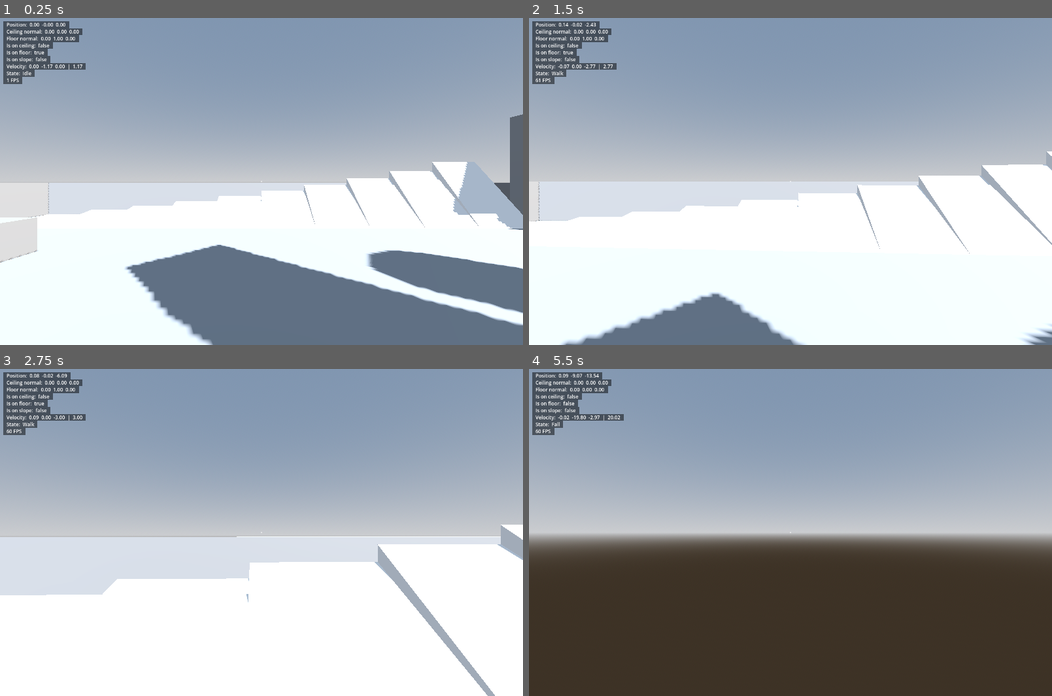
Above: before the commit, frames 1-4 (two rows, left to right).
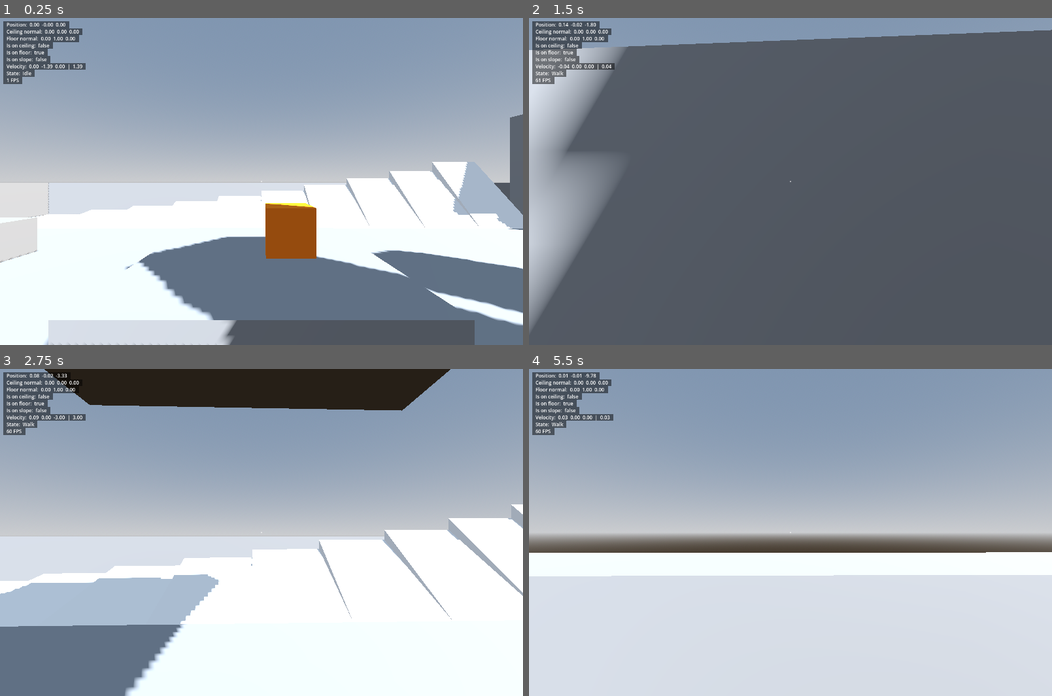
Above: after the commit, the same moments.

Repository: snddude/godot-rigidbody_3d_player
Game: Godot game, scene res://testing/resources/scenes/world.tscn
Two runs of this game, one before a commit and one after it. Both use one fixed random seed, a clock stepped at 60 frames per second and the inputs below.
Inputs (mouse positions are in pixels of both pictures, inside the frame that each line leads up to):
- Up to frame 1 (0.25 s): no input
- Up to frame 2 (1.5 s): tap Enter at 0.5 s; move the mouse to (816, 181) at 0.52 s; hold W (forward) from 0.53 s (still down); tap Space (jump) at 0.77 s; move the mouse to (764, 181) at 1.27 s
- Up to frame 3 (2.75 s): keep holding W (forward); tap Space (jump) at 1.52 s; move the mouse to (271, 525) at 2.02 s
- Up to frame 4 (5.5 s): keep holding W (forward); move the mouse to (785, 539) at 2.77 s; tap Space (jump) at 3.02, 3.77, 4.52 s; move the mouse to (827, 535) at 3.52 s; move the mouse to (748, 529) at 4.27 s; move the mouse to (795, 532) at 5.02 s

The runs differ from the first frame. In frame 1, 11% of the frame differs, in the area x 8-91%, y 14-100%; in frame 2, 92%, in the area x 0-100%, y 1-100%; in frame 3, 26%; in frame 4, 44%.

Commit message:
Update world.tscn

Diff:
--- a/testing/resources/scenes/world.tscn
+++ b/testing/resources/scenes/world.tscn
@@ -61,10 +61,10 @@
 	is_on_floor_label.text = \"Is on floor:  %s\"%str(player.is_on_floor)
 	is_on_slope_label.text = \"Is on slope:  %s\"%str(player.is_on_slope)
 	velocity_label.text = \"Velocity:  %.2f  %.2f  %.2f  |  %.2f\"%[
-			player.velocity.x,
-			player.velocity.y,
-			player.velocity.z,
-			player.velocity.length()
+			player.linear_velocity.x,
+			player.linear_velocity.y,
+			player.linear_velocity.z,
+			player.linear_velocity.length()
 			]
 	state_label.text = \"State:  %s\"%state_machine.current_state.name
 	fps_label.text = \"%d FPS\"%Engine.get_frames_per_second()
@@ -102,6 +102,50 @@
 
 [sub_resource type="SphereShape3D" id="SphereShape3D_uo2k5"]
 radius = 0.425
+
+[sub_resource type="BoxMesh" id="BoxMesh_fqogv"]
+size = Vector3(4, 0.5, 4)
+
+[sub_resource type="BoxShape3D" id="BoxShape3D_fqogv"]
+size = Vector3(4, 0.5, 4)
+
+[sub_resource type="Animation" id="Animation_fqogv"]
+length = 0.001
+tracks/0/type = "value"
+tracks/0/imported = false
+tracks/0/enabled = true
+tracks/0/path = NodePath(".:position")
+tracks/0/interp = 1
+tracks/0/loop_wrap = true
+tracks/0/keys = {
+"times": PackedFloat32Array(0),
+"transitions": PackedFloat32Array(1),
+"update": 0,
+"values": [Vector3(0, 0, -4)]
+}
+
+[sub_resource type="Animation" id="Animation_uo2k5"]
+resource_name = "hustle"
+length = 8.5
+loop_mode = 2
+tracks/0/type = "value"
+tracks/0/imported = false
+tracks/0/enabled = true
+tracks/0/path = NodePath(".:position")
+tracks/0/interp = 1
+tracks/0/loop_wrap = true
+tracks/0/keys = {
+"times": PackedFloat32Array(0.5666666, 3.0666666, 5.5666666, 8.066667),
+"transitions": PackedFloat32Array(1, 1, 1, 1),
+"update": 0,
+"values": [Vector3(0, 0, -4), Vector3(0, 4, -4), Vector3(11.75, 5.5, -4), Vector3(11.75, 5.5, 5)]
+}
+
+[sub_resource type="AnimationLibrary" id="AnimationLibrary_fqogv"]
+_data = {
+&"RESET": SubResource("Animation_fqogv"),
+&"hustle": SubResource("Animation_uo2k5")
+}
 
 [node name="World" type="Node"]
 
@@ -324,6 +368,17 @@
 [node name="CollisionShape3D" type="CollisionShape3D" parent="Props/Box03"]
 shape = SubResource("BoxShape3D_uo2k5")
 
+[node name="Box04" type="RigidBody3D" parent="Props"]
+transform = Transform3D(1, 0, 0, 0, 1, 0, 0, 0, 1, 0.5, 1, -4)
+mass = 30.0
+metadata/_edit_group_ = true
+
+[node name="MeshInstance3D" type="MeshInstance3D" parent="Props/Box04"]
+mesh = SubResource("BoxMesh_uo2k5")
+
+[node name="CollisionShape3D" type="CollisionShape3D" parent="Props/Box04"]
+shape = SubResource("BoxShape3D_uo2k5")
+
 [node name="Ball01" type="RigidBody3D" parent="Props"]
 transform = Transform3D(1, 0, 0, 0, 1, 0, 0, 0, 1, -0.5, 0.5, 7.5)
 mass = 30.0
@@ -357,4 +412,22 @@
 [node name="CollisionShape3D" type="CollisionShape3D" parent="Props/Ball03"]
 shape = SubResource("SphereShape3D_uo2k5")
 
+[node name="MovingPlatforms" type="Node" parent="."]
+
+[node name="Hustler" type="AnimatableBody3D" parent="MovingPlatforms"]
+transform = Transform3D(1, 0, 0, 0, 1, 0, 0, 0, 1, 0, 0, -4)
+metadata/_edit_group_ = true
+
+[node name="MeshInstance3D" type="MeshInstance3D" parent="MovingPlatforms/Hustler"]
+mesh = SubResource("BoxMesh_fqogv")
+
+[node name="CollisionShape3D" type="CollisionShape3D" parent="MovingPlatforms/Hustler"]
+shape = SubResource("BoxShape3D_fqogv")
+
+[node name="AnimationPlayer" type="AnimationPlayer" parent="MovingPlatforms/Hustler"]
+libraries = {
+&"": SubResource("AnimationLibrary_fqogv")
+}
+autoplay = "hustle"
+
 [editable path="Player"]
Not shown: 1 places in testing/resources/scenes/world.tscn that only renumber resources
